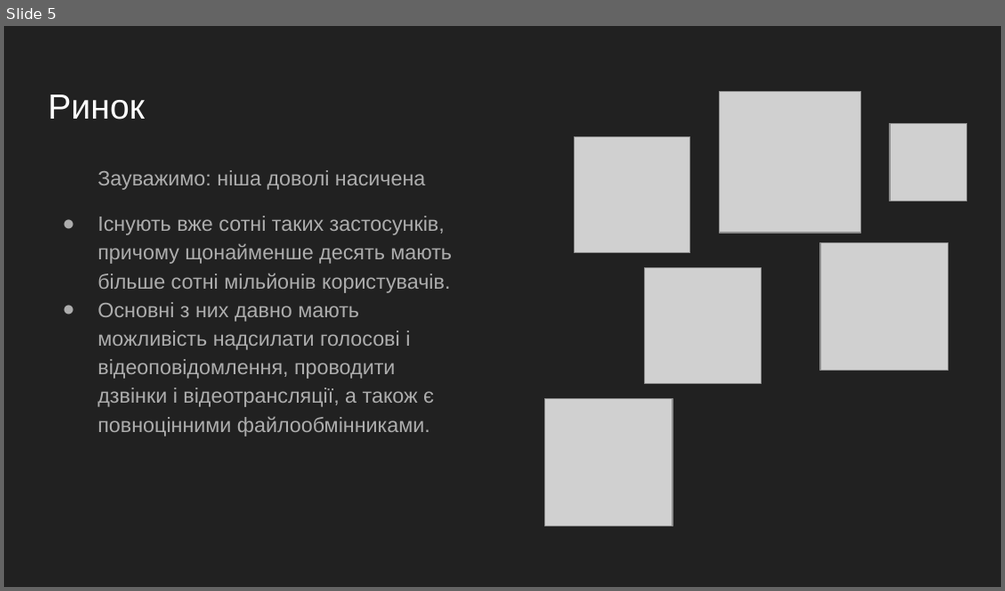
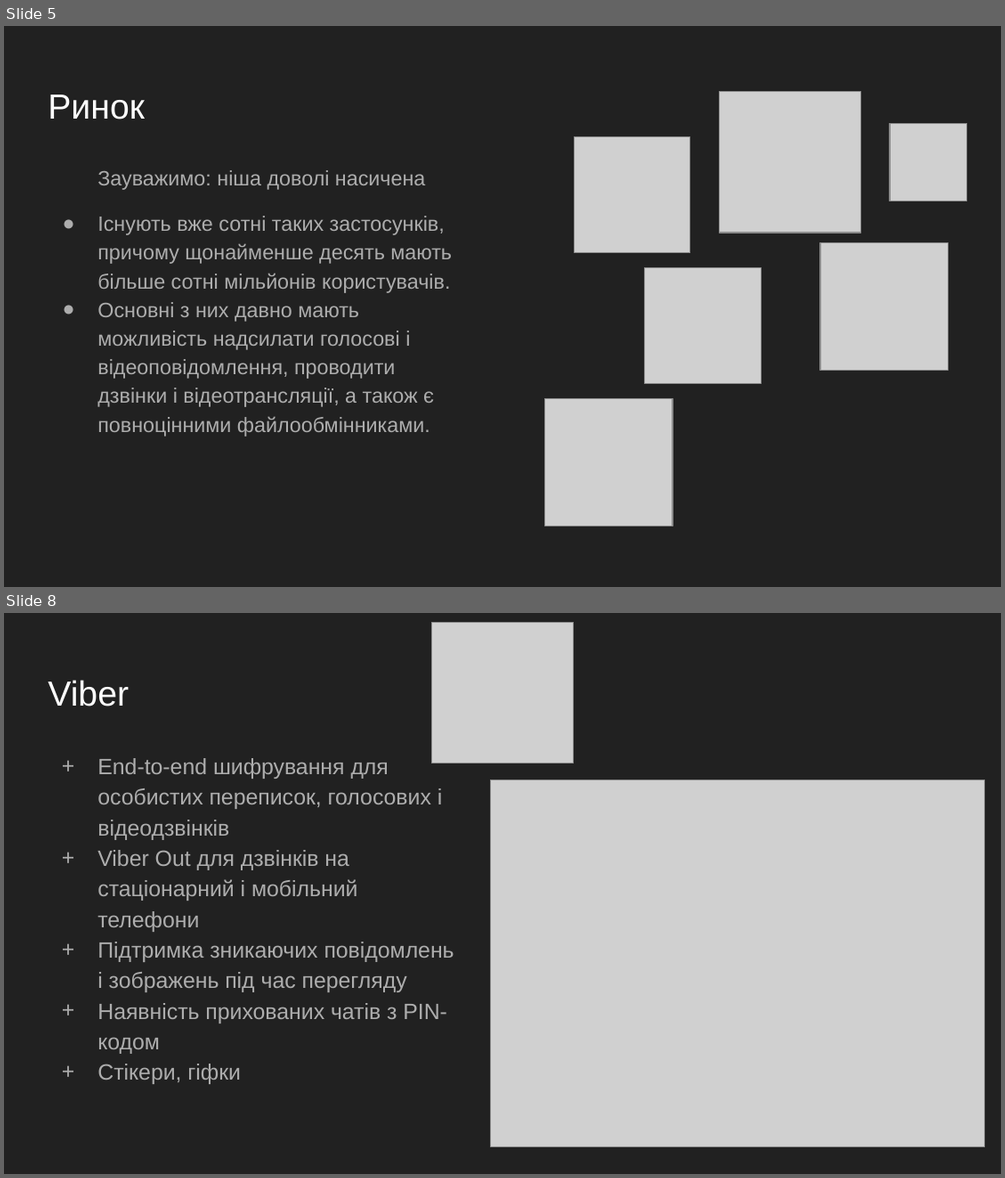
Before and after one commit to witalikh/JustAnotherMessagingApp, a slide deck: Documents/Just Another Messaging App.pptx. Shown one above the other, each under a label of ours: slide 5 before the commit, slides 5 and 8 after it; the slides between them are not shown. The pictures are 1005x591 and 1005x1178 pixels, drawn with LibreOffice and Linux fonts; fonts in the diff are those of the drawing; grey boxes stand for pictures. Boxes give left, top, right and bottom in pixels: in the first picture for what was removed or moved away, otherwise in the second. Text is boxed around its words. In the diff, an @@ line names an element or a change of style, - is before the commit and + after.

```diff
--- a/Documents/Just Another Messaging App.pptx
+++ b/Documents/Just Another Messaging App.pptx
@@ slide 8 added at [4, 613, 1001, 1174], background #212121 @@
@@ picture added at [431, 622, 574, 763] @@
@@ title added at [48, 680, 129, 706], 25.2 pt, text #FFFFFF @@
+Viber
@@ text added at [97, 758, 454, 1084], 16 pt, text #ADADAD @@
++ End-to-end шифрування для особистих переписок, голосових і відеодзвінків
++ Viber Out для дзвінків на стаціонарний і мобільний телефони
++ Підтримка зникаючих повідомлень і зображень під час перегляду
++ Наявність прихованих чатів з PIN-кодом
++ Стікери, гіфки
@@ picture added at [491, 780, 984, 1147] @@
```
Also in this commit, not shown: 3 slides changed, 7 other slides added.
